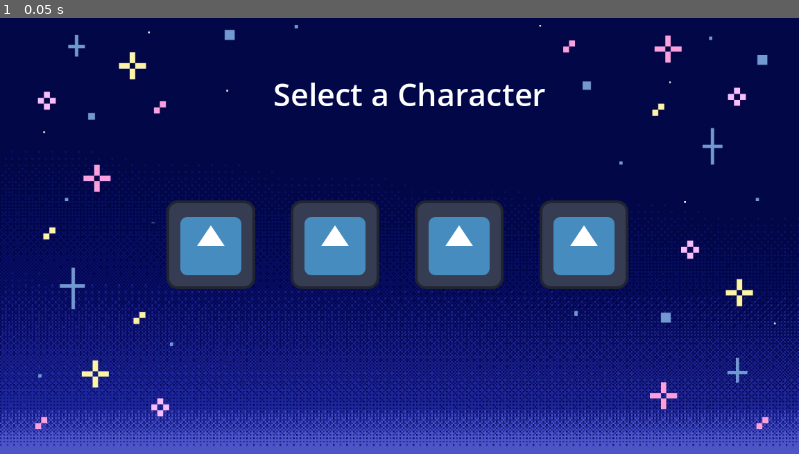
Above: before the commit, frame 1.
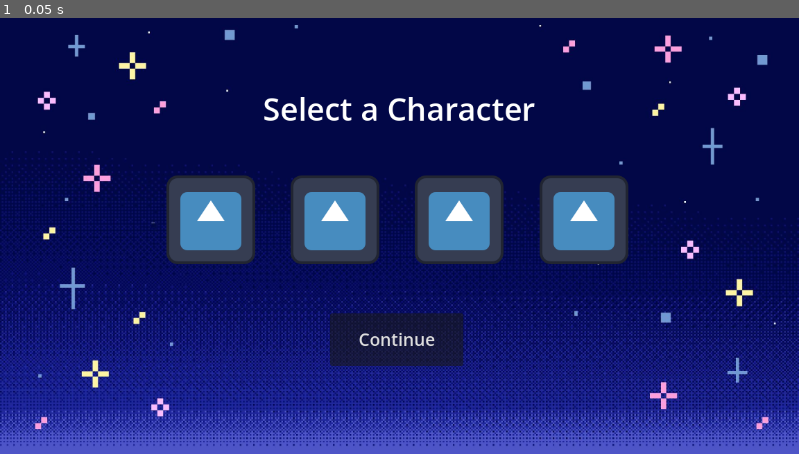
Above: after the commit, the same moment.

Repository: asiderys/ROOT16-Game-Jam
Game: Godot game, scene res://character_selection/character_selection.tscn
Same seed, same stepped clock (60 frames per second), same inputs: the game is played once before the commit and once after it. The project has no main scene, so this scene is started directly. The engine's default icon, where the game draws it, is replaced by a stand-in: a white triangle on a blue panel in a dark square.
Inputs:
- Up to frame 1 (0.05 s): no input

The runs differ from the first frame. In frame 1, 11% of the frame differs, in the area x 20-79%, y 14-80%.

Commit message:
Added continue button

Diff:
--- a/character_selection/character_selection.tscn
+++ b/character_selection/character_selection.tscn
@@ -24,20 +24,23 @@
 expand_mode = 3
 
 [node name="SelectLbl" type="Label" parent="." unique_id=2036187707]
-layout_mode = 0
-offset_left = 394.0
-offset_top = 97.0
-offset_right = 787.0
-offset_bottom = 160.0
+layout_mode = 1
+anchors_preset = 10
+anchor_right = 1.0
+offset_top = 118.0
+offset_bottom = 181.0
+grow_horizontal = 2
 theme_override_font_sizes/font_size = 45
 text = "Select a Character"
+horizontal_alignment = 1
+vertical_alignment = 1
 
 [node name="CharacterBox" type="HBoxContainer" parent="." unique_id=1984510769]
 layout_mode = 0
 offset_left = 217.0
-offset_top = 190.0
+offset_top = 154.0
 offset_right = 930.0
-offset_bottom = 502.0
+offset_bottom = 466.0
 
 [node name="TextureButton" type="TextureButton" parent="CharacterBox" unique_id=1524743820]
 layout_mode = 2
@@ -64,3 +67,12 @@
 size_flags_horizontal = 6
 size_flags_vertical = 4
 texture_normal = ExtResource("2_g8q2a")
+
+[node name="Button" type="Button" parent="." unique_id=1253770905]
+layout_mode = 0
+offset_left = 476.0
+offset_top = 445.0
+offset_right = 668.0
+offset_bottom = 521.0
+theme_override_font_sizes/font_size = 25
+text = "Continue"
